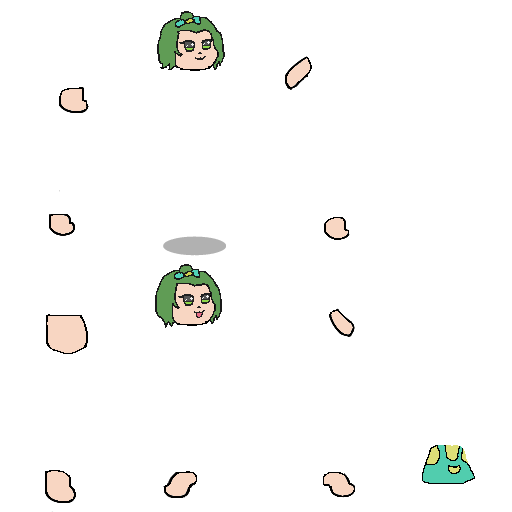
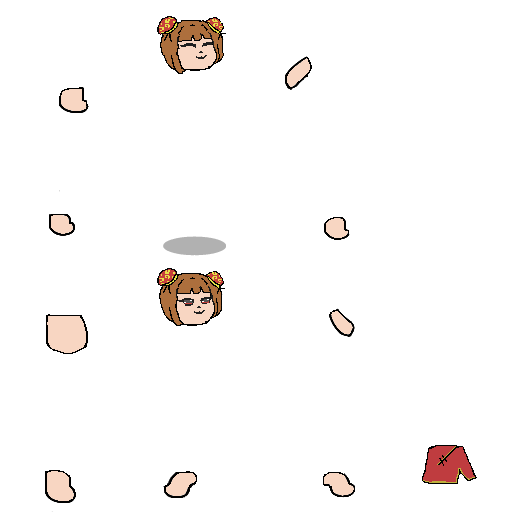
Before/after of a 512x512 layered artwork. What changed in the layer stack:
removed layer "pocket" over bbox(448, 465, 461, 474)
painted on "shirt" over bbox(422, 445, 477, 484)
removed layer "UFace" over bbox(179, 38, 213, 60)
added layer "LFace Copy" above "LFace" over bbox(180, 41, 214, 59)
painted on "LFace" over bbox(178, 292, 212, 318)
removed layer "upper hair" over bbox(157, 11, 225, 70)
removed layer "lower hair" over bbox(155, 264, 222, 328)
added layer "Layer 1 Copy 2" above "Layer 1" over bbox(159, 17, 223, 282)
added layer "Layer 1" above "Uhair" over bbox(159, 270, 222, 284)
added layer "Uhair" above "Lhair" over bbox(157, 16, 226, 74)
added layer "Lhair" above "fill" over bbox(157, 268, 225, 326)
added layer "fill" (1st of 3) above "lineart" over bbox(155, 26, 226, 328)
added layer "lineart" above "changemeskin Copy" over bbox(155, 26, 226, 328)
hid group "changemeskin Copy" (4 layers) over bbox(155, 26, 472, 484)
moved "Shirt" above "faceChangeMe" over bbox(423, 445, 472, 484)
